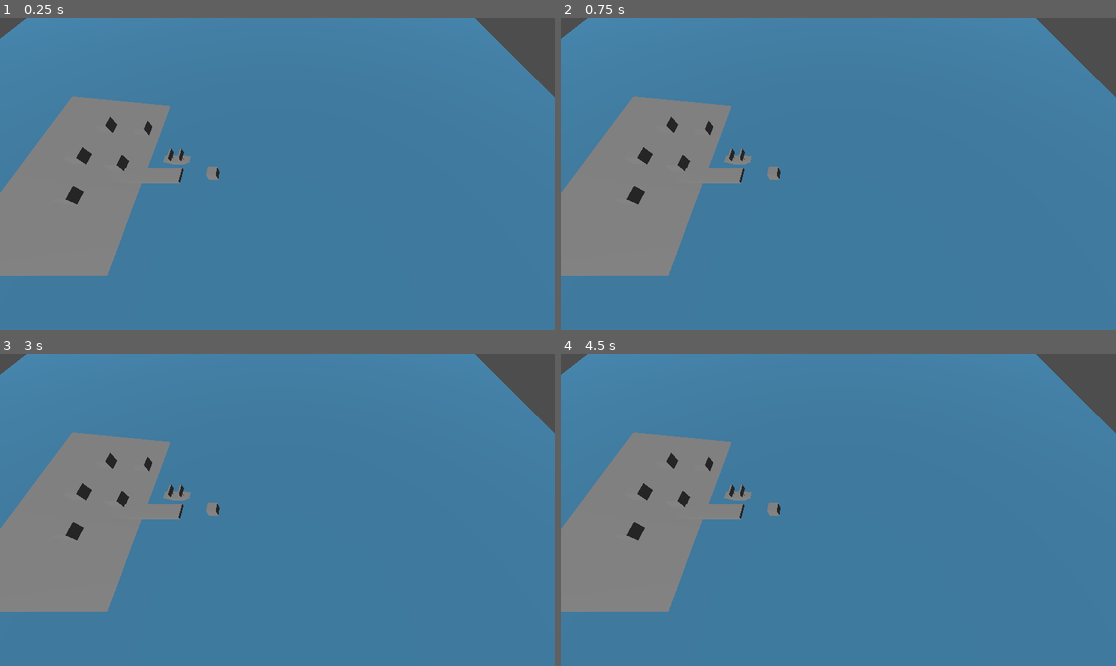
Above: before the commit, frames 1-4 (two rows, left to right).
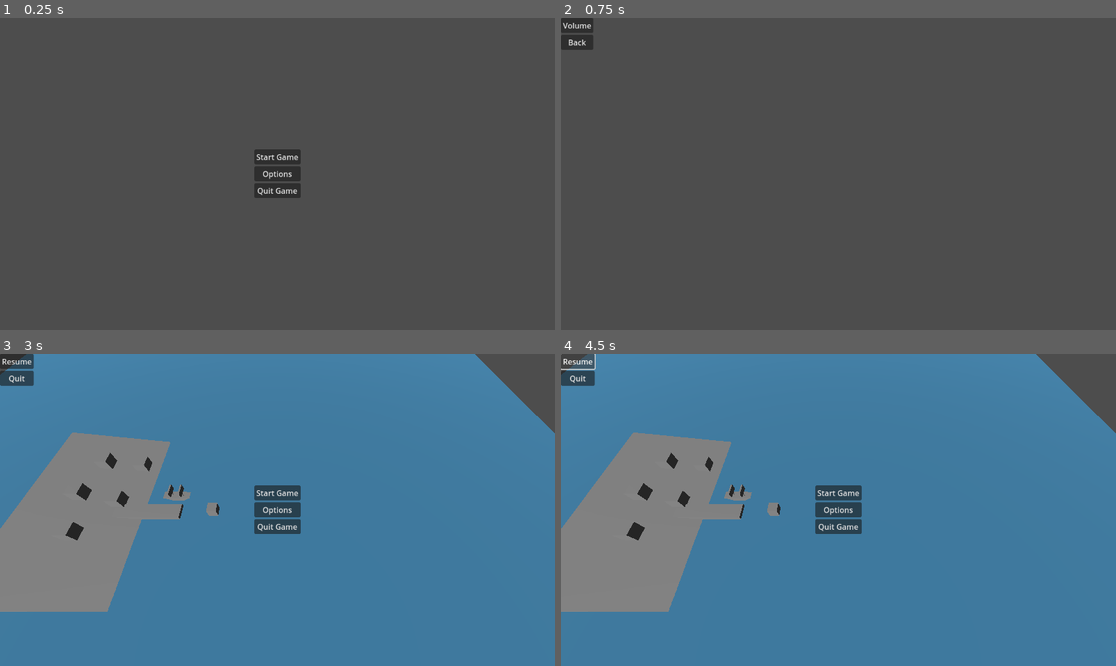
Above: after the commit, the same moments.

Repository: AtomicGardenInteractive/Brackey-s-2024
Game: Godot game, scene res://main_menu.tscn
Same seed, same stepped clock (60 frames per second), same inputs: the game is played once before the commit and once after it. Before the commit the project starts from res://Scenes/Levels/game_handler.tscn.
Inputs (mouse positions are in pixels of both pictures, inside the frame that each line leads up to):
- Up to frame 1 (0.25 s): no input
- Up to frame 2 (0.75 s): click (838, 174) at 0.5 s, where only the run after the commit has a clickable "Options"
- Up to frame 3 (3 s): click (16, 360) at 1.25 s, where only the run after the commit has a clickable "Volume"; click (16, 378) at 2 s, where only the run after the commit has a clickable "Back"; click (277, 494) at 2.75 s, where only the run after the commit has a clickable "Start Game"
- Up to frame 4 (4.5 s): click (838, 510) at 3.5 s, where only the run after the commit has a clickable "Options"; click (577, 360) at 4.25 s, where only the run after the commit has a clickable "Resume"

The runs differ from the first frame. In frame 1, 98% of the frame differs, in the area x 0-100%, y 0-100%; in frame 2, 98%; in frame 3, 1.8%; in frame 4, 1.7%.
Error before the commit: Invalid access to property or key 'normalize' on a base object of type 'Vector3'. (res://Scenes/Levels/boat.gd:38)
Error after the commit: Parse Error: Annotation "@nonready" is not allowed in this level. (res://Scenes/Levels/game_handler.gd:4)

Commit message:
Started coding menus
Added in the main menu and start of the options menu coding. Started the pause menu but it is currently broken.

Diff:
--- /dev/null
+++ b/Godot/new-game-project/Scenes/Levels/game_handler.gd
@@ -0,0 +1,19 @@
+extends Node
+
+
+@nonready var pause_menu = $PauseMenu
+var paused = false
+
+func _process(delta):
+	if Input.is_action_just_pressed("pause"):
+		pauseMenu()
+
+func pauseMenu():
+	if paused:
+		pause_menu.hide()
+		get_tree.paused = true
+	else:
+		pause_menu.show()
+		get_tree.paused = false
+
+	paused = !paused
--- a/Godot/new-game-project/Scenes/Levels/game_handler.tscn
+++ b/Godot/new-game-project/Scenes/Levels/game_handler.tscn
@@ -1,7 +1,10 @@
-[gd_scene load_steps=8 format=3 uid="uid://dd3ciccoerrst"]
+[gd_scene load_steps=11 format=3 uid="uid://dd3ciccoerrst"]
 
 [ext_resource type="Script" path="res://Scenes/Levels/Player.gd" id="1_3v35u"]
+[ext_resource type="PackedScene" uid="uid://7bmuha166gyx" path="res://main_menu.tscn" id="1_jth67"]
+[ext_resource type="Script" path="res://Scenes/Levels/game_handler.gd" id="1_vwlyo"]
 [ext_resource type="PackedScene" uid="uid://dkkxkrxcr74mb" path="res://Scenes/boat.tscn" id="2_74m0k"]
+[ext_resource type="PackedScene" uid="uid://b82pkvikw18no" path="res://pause_menu.tscn" id="5_e3dhx"]
 
 [sub_resource type="Environment" id="Environment_5imuj"]
 
@@ -24,16 +27,100 @@
 data = PackedVector3Array(64, 0, 64, 60.1212, 0, 64, 64, 0, 60.1212, 60.1212, 0, 64, 60.1212, 0, 60.1212, 64, 0, 60.121 …(138506 unchanged characters)…
 
 [node name="Game_Handler" type="Node"]
+process_mode = 3
+script = ExtResource("1_vwlyo")
+
+[node name="Level_Handler" type="Node" parent="."]
+process_mode = 1
+
+[node name="World" type="Node3D" parent="Level_Handler"]
+
+[node name="Enviroment" type="Node3D" parent="Level_Handler/World"]
+
+[node name="DirectionalLight3D" type="DirectionalLight3D" parent="Level_Handler/World/Enviroment"]
+transform = Transform3D(1, 0, 0, 0, 0.726635, 0.687024, 0, -0.687024, 0.726635, 0, 0, 0)
+
+[node name="WorldEnvironment" type="WorldEnvironment" parent="Level_Handler/World/Enviroment"]
+environment = SubResource("Environment_5imuj")
+
+[node name="Level" type="Node3D" parent="Level_Handler/World"]
+
+[node name="Boat" type="CSGCombiner3D" parent="Level_Handler/World/Level"]
+transform = Transform3D(7.33163, 0, 0, 0, 1, 0, 0, 0, 5.75525, -46.2236, 0, -11.1688)
+
+[node name="CSGPolygon3D" type="CSGPolygon3D" parent="Level_Handler/World/Level/Boat"]
+transform = Transform3D(1.05092, 0, 0, 0, 1.70861, 0, 0, 0, 1.05092, 0, 0, 0)
+polygon = PackedVector2Array(0, 0, -0.94693, 2.26084, 1.7965, 2.18121, 1, 0)
+
+[node name="CSGCylinder3D" type="CSGCylinder3D" parent="Level_Handler/World/Level/Boat/CSGPolygon3D"]
+transform = Transform3D(0.163076, 0, 0, 0, 2.7608, 0, 0, 0, 0.205207, 1.05949, 3.09196, -0.423316)
+
+[node name="CSGBox3D" type="CSGBox3D" parent="Level_Handler/World/Level/Boat/CSGPolygon3D/CSGCylinder3D"]
+transform = Transform3D(1, 0, 0, 0, 1, 0, 0, 0, 1, 0, 0.743781, -0.483472)
+size = Vector3(1, 1, 7.42529)
+
+[node name="CSGCylinder3D2" type="CSGCylinder3D" parent="Level_Handler/World/Level/Boat/CSGPolygon3D"]
+transform = Transform3D(0.163076, 0, 0, 0, 2.7608, 0, 0, 0, 0.205207, -0.0185157, 3.09196, -0.582814)
+
+[node name="CSGBox3D2" type="CSGBox3D" parent="Level_Handler/World/Level/Boat/CSGPolygon3D/CSGCylinder3D2"]
+transform = Transform3D(1, 0, 0, 0, 1, 0, 0, 0, 1, 0.096704, 0.743781, 0.293786)
+size = Vector3(1, 1, 7.42529)
+
+[node name="Camera3D" type="Camera3D" parent="Level_Handler/World/Level"]
+transform = Transform3D(1, 0, 0, 0, 0.5, 0.866025, 0, -0.866025, 0.5, 38.2256, 140.04, 78.491)
+size = 200.0
+script = ExtResource("1_3v35u")
+
+[node name="NavigationRegion3D" type="NavigationRegion3D" parent="Level_Handler/World/Level"]
+navigation_mesh = SubResource("NavigationMesh_petug")
+
+[node name="Floor" type="StaticBody3D" parent="Level_Handler/World/Level/NavigationRegion3D"]
+transform = Transform3D(5, 0, 0, 0, 5, 0, 0, 0, 5, 0, 0, 0)
+
+[node name="Water" type="MeshInstance3D" parent="Level_Handler/World/Level/NavigationRegion3D/Floor"]
+mesh = SubResource("PlaneMesh_iags2")
+skeleton = NodePath("../../..")
+
+[node name="CollisionShape3D" type="CollisionShape3D" parent="Level_Handler/World/Level/NavigationRegion3D/Floor"]
+shape = SubResource("ConcavePolygonShape3D_jghok")
+
+[node name="Beach" type="CSGCombiner3D" parent="Level_Handler/World/Level/NavigationRegion3D"]
+
+[node name="Sand" type="CSGBox3D" parent="Level_Handler/World/Level/NavigationRegion3D/Beach"]
+transform = Transform3D(0.991479, 0.130267, 0, -0.130267, 0.991479, 0, 0, 0, 1, -105.143, 0, -4.68033)
+size = Vector3(100, 10, 150)
+
+[node name="Pier" type="CSGBox3D" parent="Level_Handler/World/Level/NavigationRegion3D/Beach"]
+transform = Transform3D(1, 0, 0, 0, 1, 0, 0, 0, 1, -69.3239, -4.28813, -0.2854)
+size = Vector3(63.8864, 14.3599, 12.1304)
+
+[node name="House" type="CSGBox3D" parent="Level_Handler/World/Level/NavigationRegion3D/Beach"]
+transform = Transform3D(1, 0, 0, 0, 1, 0, 0, 0, 1, -87.5415, 6.2415, -8.38704)
+size = Vector3(10, 10, 10)
+
+[node name="House2" type="CSGBox3D" parent="Level_Handler/World/Level/NavigationRegion3D/Beach"]
+transform = Transform3D(1, 0, 0, 0, 1, 0, 0, 0, 1, -108.358, 9.08854, 20.2914)
+size = Vector3(10, 10, 10)
+
+[node name="House3" type="CSGBox3D" parent="Level_Handler/World/Level/NavigationRegion3D/Beach"]
+transform = Transform3D(1, 0, 0, 0, 1, 0, 0, 0, 1, -116.609, 10.1341, -12.4717)
+size = Vector3(10, 10, 10)
+
+[node name="House4" type="CSGBox3D" parent="Level_Handler/World/Level/NavigationRegion3D/Beach"]
+transform = Transform3D(1, 0, 0, 0, 1, 0, 0, 0, 1, -109.742, 9.11728, -45.5257)
+size = Vector3(10, 10, 10)
+
+[node name="House5" type="CSGBox3D" parent="Level_Handler/World/Level/NavigationRegion3D/Beach"]
+transform = Transform3D(1, 0, 0, 0, 1, 0, 0, 0, 1, -80.6188, 4.2415, -46.1444)
+size = Vector3(10, 10, 10)
+
+[node name="Units" type="Node" parent="Level_Handler/World"]
 
 [node name="UI_Layers" type="Node" parent="."]
 
 [node name="Menu_UI" type="CanvasLayer" parent="UI_Layers"]
 
-[node name="Main Menu" type="Control" parent="UI_Layers/Menu_UI"]
-layout_mode = 3
-anchors_preset = 0
-offset_right = 40.0
-offset_bottom = 40.0
+[node name="Main Menu" parent="UI_Layers/Menu_UI" instance=ExtResource("1_jth67")]
 
 [node name="Menu_UI_Options" type="CanvasLayer" parent="UI_Layers"]
 
@@ -44,88 +131,9 @@
 offset_right = 40.0
 offset_bottom = 40.0
 
-[node name="World" type="Node3D" parent="."]
+[node name="Pause_UI" type="CanvasLayer" parent="UI_Layers"]
 
-[node name="Enviroment" type="Node3D" parent="World"]
-
-[node name="DirectionalLight3D" type="DirectionalLight3D" parent="World/Enviroment"]
-transform = Transform3D(1, 0, 0, 0, 0.726635, 0.687024, 0, -0.687024, 0.726635, 0, 0, 0)
-
-[node name="WorldEnvironment" type="WorldEnvironment" parent="World/Enviroment"]
-environment = SubResource("Environment_5imuj")
-
-[node name="Level" type="Node3D" parent="World"]
-
-[node name="Boat" type="CSGCombiner3D" parent="World/Level"]
-transform = Transform3D(7.33163, 0, 0, 0, 1, 0, 0, 0, 5.75525, -46.2236, 0, -11.1688)
-
-[node name="CSGPolygon3D" type="CSGPolygon3D" parent="World/Level/Boat"]
-transform = Transform3D(1.05092, 0, 0, 0, 1.70861, 0, 0, 0, 1.05092, 0, 0, 0)
-polygon = PackedVector2Array(0, 0, -0.94693, 2.26084, 1.7965, 2.18121, 1, 0)
-
-[node name="CSGCylinder3D" type="CSGCylinder3D" parent="World/Level/Boat/CSGPolygon3D"]
-transform = Transform3D(0.163076, 0, 0, 0, 2.7608, 0, 0, 0, 0.205207, 1.05949, 3.09196, -0.423316)
-
-[node name="CSGBox3D" type="CSGBox3D" parent="World/Level/Boat/CSGPolygon3D/CSGCylinder3D"]
-transform = Transform3D(1, 0, 0, 0, 1, 0, 0, 0, 1, 0, 0.743781, -0.483472)
-size = Vector3(1, 1, 7.42529)
-
-[node name="CSGCylinder3D2" type="CSGCylinder3D" parent="World/Level/Boat/CSGPolygon3D"]
-transform = Transform3D(0.163076, 0, 0, 0, 2.7608, 0, 0, 0, 0.205207, -0.0185157, 3.09196, -0.582814)
-
-[node name="CSGBox3D2" type="CSGBox3D" parent="World/Level/Boat/CSGPolygon3D/CSGCylinder3D2"]
-transform = Transform3D(1, 0, 0, 0, 1, 0, 0, 0, 1, 0.096704, 0.743781, 0.293786)
-size = Vector3(1, 1, 7.42529)
-
-[node name="Camera3D" type="Camera3D" parent="World/Level"]
-transform = Transform3D(1, 0, 0, 0, 0.5, 0.866025, 0, -0.866025, 0.5, 38.2256, 140.04, 78.491)
-size = 200.0
-script = ExtResource("1_3v35u")
-
-[node name="NavigationRegion3D" type="NavigationRegion3D" parent="World/Level"]
-navigation_mesh = SubResource("NavigationMesh_petug")
-
-[node name="Floor" type="StaticBody3D" parent="World/Level/NavigationRegion3D"]
-transform = Transform3D(5, 0, 0, 0, 5, 0, 0, 0, 5, 0, 0, 0)
-
-[node name="Water" type="MeshInstance3D" parent="World/Level/NavigationRegion3D/Floor"]
-mesh = SubResource("PlaneMesh_iags2")
-skeleton = NodePath("../../..")
-
-[node name="CollisionShape3D" type="CollisionShape3D" parent="World/Level/NavigationRegion3D/Floor"]
-shape = SubResource("ConcavePolygonShape3D_jghok")
-
-[node name="Beach" type="CSGCombiner3D" parent="World/Level/NavigationRegion3D"]
-
-[node name="Sand" type="CSGBox3D" parent="World/Level/NavigationRegion3D/Beach"]
-transform = Transform3D(0.991479, 0.130267, 0, -0.130267, 0.991479, 0, 0, 0, 1, -105.143, 0, -4.68033)
-size = Vector3(100, 10, 150)
-
-[node name="Pier" type="CSGBox3D" parent="World/Level/NavigationRegion3D/Beach"]
-transform = Transform3D(1, 0, 0, 0, 1, 0, 0, 0, 1, -69.3239, -4.28813, -0.2854)
-size = Vector3(63.8864, 14.3599, 12.1304)
-
-[node name="House" type="CSGBox3D" parent="World/Level/NavigationRegion3D/Beach"]
-transform = Transform3D(1, 0, 0, 0, 1, 0, 0, 0, 1, -87.5415, 6.2415, -8.38704)
-size = Vector3(10, 10, 10)
-
-[node name="House2" type="CSGBox3D" parent="World/Level/NavigationRegion3D/Beach"]
-transform = Transform3D(1, 0, 0, 0, 1, 0, 0, 0, 1, -108.358, 9.08854, 20.2914)
-size = Vector3(10, 10, 10)
-
-[node name="House3" type="CSGBox3D" parent="World/Level/NavigationRegion3D/Beach"]
-transform = Transform3D(1, 0, 0, 0, 1, 0, 0, 0, 1, -116.609, 10.1341, -12.4717)
-size = Vector3(10, 10, 10)
-
-[node name="House4" type="CSGBox3D" parent="World/Level/NavigationRegion3D/Beach"]
-transform = Transform3D(1, 0, 0, 0, 1, 0, 0, 0, 1, -109.742, 9.11728, -45.5257)
-size = Vector3(10, 10, 10)
-
-[node name="House5" type="CSGBox3D" parent="World/Level/NavigationRegion3D/Beach"]
-transform = Transform3D(1, 0, 0, 0, 1, 0, 0, 0, 1, -80.6188, 4.2415, -46.1444)
-size = Vector3(10, 10, 10)
-
-[node name="Units" type="Node" parent="World"]
+[node name="PauseMenu" parent="UI_Layers/Pause_UI" instance=ExtResource("5_e3dhx")]
 
 [node name="Boat" parent="." instance=ExtResource("2_74m0k")]
 transform = Transform3D(7.005, 0, 0, 0, 7.005, 0, 0, 0, 7.005, -9.48992, 6.54014, 2.83892)
--- /dev/null
+++ b/Godot/new-game-project/Scenes/Levels/main_menu.gd
@@ -0,0 +1,12 @@
+extends Control
+
+func _on_start_game_pressed():
+	get_tree().change_scene_to_file("res://Scenes/Levels/game_handler.tscn")
+
+
+func _on_options_pressed():
+	get_tree().change_scene_to_file("res://options_menu.tscn")
+
+
+func _on_quit_game_pressed():
+	get_tree().quit()
--- /dev/null
+++ b/Godot/new-game-project/main_menu.tscn
@@ -0,0 +1,44 @@
+[gd_scene load_steps=3 format=3 uid="uid://7bmuha166gyx"]
+
+[ext_resource type="Script" path="res://Scenes/Levels/main_menu.gd" id="1_gtygw"]
+
+[sub_resource type="Theme" id="Theme_veap3"]
+
+[node name="Main Menu" type="Control"]
+layout_mode = 3
+anchors_preset = 15
+anchor_right = 1.0
+anchor_bottom = 1.0
+grow_horizontal = 2
+grow_vertical = 2
+theme = SubResource("Theme_veap3")
+script = ExtResource("1_gtygw")
+
+[node name="MarginContainer" type="MarginContainer" parent="."]
+layout_mode = 1
+anchors_preset = 15
+anchor_right = 1.0
+anchor_bottom = 1.0
+grow_horizontal = 2
+grow_vertical = 2
+
+[node name="VBoxContainer" type="VBoxContainer" parent="MarginContainer"]
+layout_mode = 2
+size_flags_horizontal = 4
+size_flags_vertical = 4
+
+[node name="Start Game" type="Button" parent="MarginContainer/VBoxContainer"]
+layout_mode = 2
+text = "Start Game"
+
+[node name="Options" type="Button" parent="MarginContainer/VBoxContainer"]
+layout_mode = 2
+text = "Options"
+
+[node name="Quit Game" type="Button" parent="MarginContainer/VBoxContainer"]
+layout_mode = 2
+text = "Quit Game"
+
+[connection signal="pressed" from="MarginContainer/VBoxContainer/Start Game" to="." method="_on_start_game_pressed"]
+[connection signal="pressed" from="MarginContainer/VBoxContainer/Options" to="." method="_on_options_pressed"]
+[connection signal="pressed" from="MarginContainer/VBoxContainer/Quit Game" to="." method="_on_quit_game_pressed"]
--- /dev/null
+++ b/Godot/new-game-project/options_menu.gd
@@ -0,0 +1,4 @@
+extends Control
+
+func _on_back_pressed():
+	get_tree().change_scene_to_file("res://main_menu.tscn")
--- /dev/null
+++ b/Godot/new-game-project/options_menu.tscn
@@ -0,0 +1,30 @@
+[gd_scene load_steps=2 format=3 uid="uid://c1iaq204q02bn"]
+
+[ext_resource type="Script" path="res://options_menu.gd" id="1_madxo"]
+
+[node name="Options Menu" type="Control"]
+layout_mode = 3
+anchors_preset = 15
+anchor_right = 1.0
+anchor_bottom = 1.0
+grow_horizontal = 2
+grow_vertical = 2
+script = ExtResource("1_madxo")
+
+[node name="MarginContainer" type="MarginContainer" parent="."]
+layout_mode = 0
+offset_right = 40.0
+offset_bottom = 40.0
+
+[node name="VBoxContainer" type="VBoxContainer" parent="MarginContainer"]
+layout_mode = 2
+
+[node name="Volume" type="Button" parent="MarginContainer/VBoxContainer"]
+layout_mode = 2
+text = "Volume"
+
+[node name="Back" type="Button" parent="MarginContainer/VBoxContainer"]
+layout_mode = 2
+text = "Back"
+
+[connection signal="pressed" from="MarginContainer/VBoxContainer/Back" to="." method="_on_back_pressed"]
--- /dev/null
+++ b/Godot/new-game-project/pause_menu.tscn
@@ -0,0 +1,25 @@
+[gd_scene format=3 uid="uid://b82pkvikw18no"]
+
+[node name="Pause Menu" type="Control"]
+layout_mode = 3
+anchors_preset = 15
+anchor_right = 1.0
+anchor_bottom = 1.0
+grow_horizontal = 2
+grow_vertical = 2
+
+[node name="MarginContainer" type="MarginContainer" parent="."]
+layout_mode = 0
+offset_right = 40.0
+offset_bottom = 40.0
+
+[node name="VBoxContainer" type="VBoxContainer" parent="MarginContainer"]
+layout_mode = 2
+
+[node name="Resume" type="Button" parent="MarginContainer/VBoxContainer"]
+layout_mode = 2
+text = "Resume"
+
+[node name="Quit" type="Button" parent="MarginContainer/VBoxContainer"]
+layout_mode = 2
+text = "Quit"
--- a/Godot/new-game-project/project.godot
+++ b/Godot/new-game-project/project.godot
@@ -11,7 +11,7 @@
 [application]
 
 config/name="Brackey's 2024 Calm Before the Storm"
-run/main_scene="res://Scenes/Levels/game_handler.tscn"
+run/main_scene="res://main_menu.tscn"
 config/features=PackedStringArray("4.3", "Forward Plus")
 config/icon="res://icon.svg"
 
@@ -51,3 +51,8 @@
 "events": [Object(InputEventMouseButton,"resource_local_to_scene":false,"resource_name":"","device":-1,"window_id":0,"a …(252 unchanged characters)…
 ]
 }
+Pause={
+"deadzone": 0.5,
+"events": [Object(InputEventKey,"resource_local_to_scene":false,"resource_name":"","device":-1,"window_id":0,"alt_pressed":false,"shift_pressed":false,"ctrl_pressed":false,"meta_pressed":false,"pressed":false,"keycode":0,"physical_keycode":4194305,"key_label":0,"unicode":0,"location":0,"echo":false,"script":null)
+]
+}
